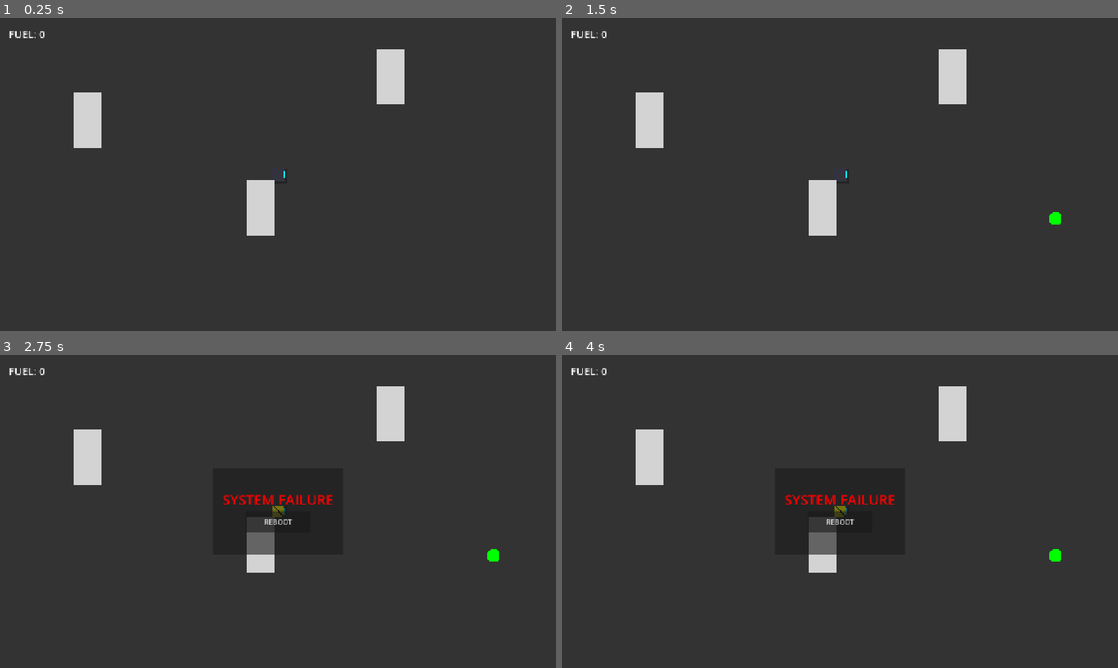
Above: before the commit, frames 1-4 (two rows, left to right).
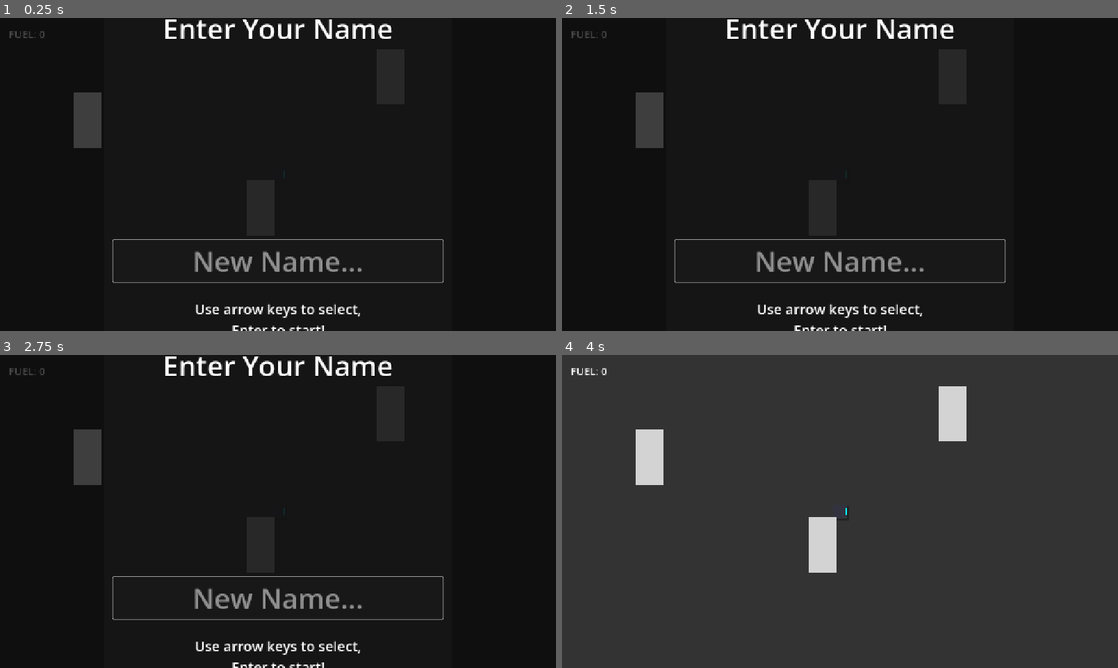
Above: after the commit, the same moments.

Repository: gundalow/snake
Game: Godot game, scene res://scenes/main/main.tscn
Two runs of this game, one before a commit and one after it. Both use one fixed random seed, a clock stepped at 60 frames per second and the inputs below. Sound files missing from this copy of the repository are replaced by a short silence.
Inputs (mouse positions are in pixels of both pictures, inside the frame that each line leads up to):
- Up to frame 1 (0.25 s): no input
- Up to frame 2 (1.5 s): tap Enter (ui_accept) at 0.5, 0.77 s; move the mouse to (962, 158) at 0.52 s; hold D (move_right) 0.53-1.25 s; click (840, 183) at 1.25 s, where only the run before the commit has a clickable "REBOOT"
- Up to frame 3 (2.75 s): move the mouse to (166, 527) at 2.02 s; hold S (move_down) from 2.03 s (still down); tap Enter (ui_accept) at 2.27 s
- Up to frame 4 (4 s): tap Enter (ui_accept) at 2.75, 3.77 s; move the mouse to (895, 442) at 2.77 s; release S (move_down) at 2.78 s; hold D (move_right) 2.78-3.53 s; tap R (restart) at 3.5 s; move the mouse to (812, 574) at 3.52 s; hold W (move_up) from 3.53 s (still down)

The runs differ from the first frame. In frame 1, 99% of the frame differs, in the area x 0-100%, y 0-100%; in frame 2, 99%; in frame 3, 94%; in frame 4, 1.1%.
Error before the commit: Parse Error: Identifier "ScoreManager" not declared in the current scope. (res://scripts/ui/NamePrompt.gd:12)
Error after the commit: Invalid call. Nonexistent function 'update_player_name' in base 'CanvasLayer (hud.gd)'. (res://scripts/core/Main.gd:59)

Commit message:
Add ScoreManager as an autoload in project.godot

Diff:
--- a/project.godot
+++ b/project.godot
@@ -65,6 +65,7 @@
 [autoload]
 
 GameConstants="*res://scripts/core/GameConstants.gd"
+ScoreManager="*res://scripts/core/ScoreManager.gd"
 
 [display]
 
